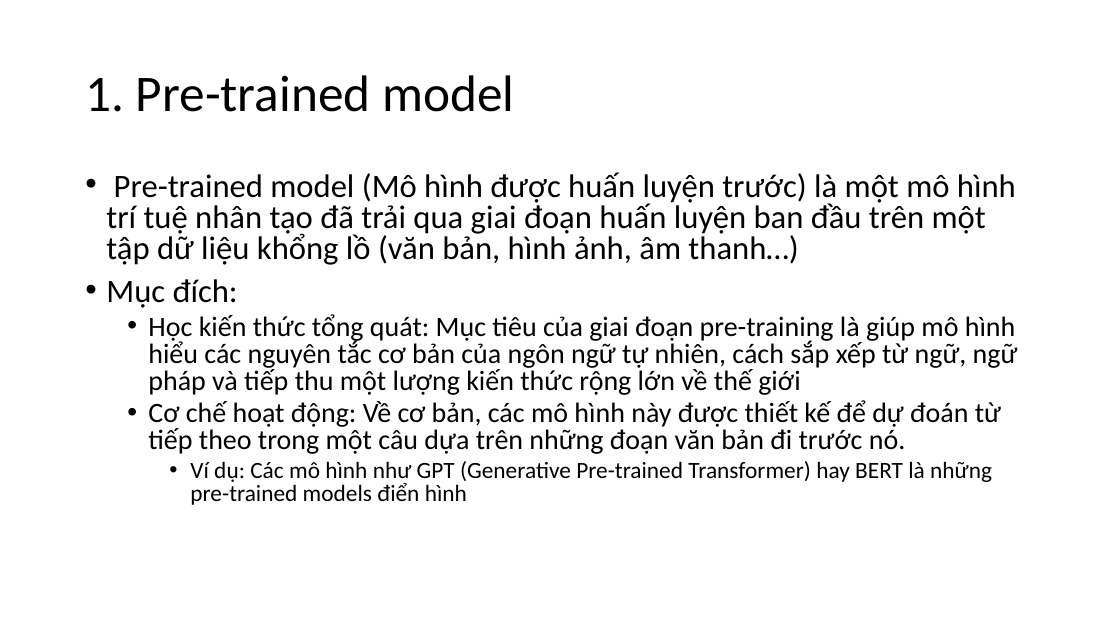
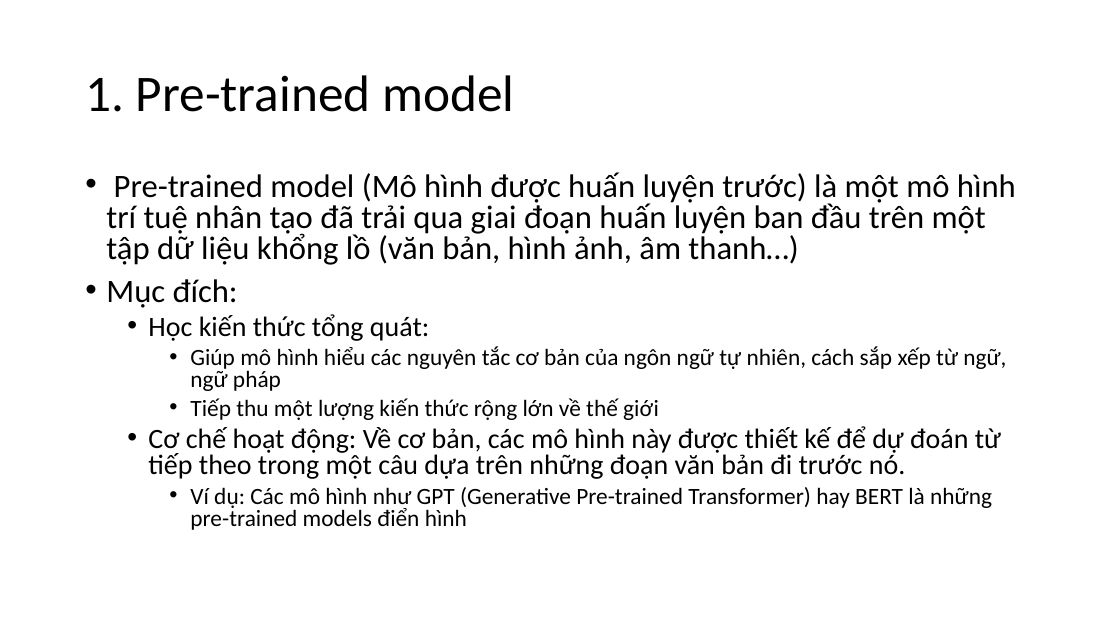
Before and after one commit to longdd90jp/sample-ai, a slide deck: slide 2 of fine-tune-pc/AI-Fine_Tune.pptx. Drawn at 1120x630 pixels with LibreOffice and Linux fonts; fonts in the diff are those of the drawing. Boxes give left, top, right and bottom in pixels: in the first picture for what was removed or moved away, otherwise in the second. Text is boxed around its words. In the diff, an @@ line names an element or a change of style, - is before the commit and + after.

```diff
--- a/fine-tune-pc/AI-Fine_Tune.pptx
+++ b/fine-tune-pc/AI-Fine_Tune.pptx
@@ text at <box>148,314,1006,420</box>: text changed; size 24 to 20 pt @@
-  • Học kiến thức tổng quát: Mục tiêu của giai đoạn pre-training là giúp mô hình hiểu các nguyên tắc cơ bản của ngôn ngữ tự nhiên, cách sắp xếp từ ngữ, ngữ pháp và tiếp thu một lượng kiến thức rộng lớn về thế giới
+  • Học kiến thức tổng quát:
+    • Giúp mô hình hiểu các nguyên tắc cơ bản của ngôn ngữ tự nhiên, cách sắp xếp từ ngữ, ngữ pháp
+    • Tiếp thu một lượng kiến thức rộng lớn về thế giới
```
Also in this commit, not shown: 8 other slides changed, 2 slides added, 3 slides removed, 1 other file.
